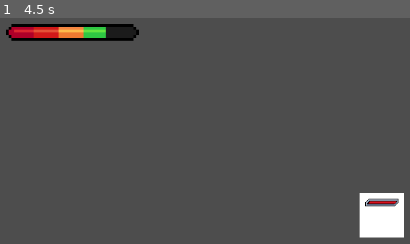
Above: before the commit, frame 1.
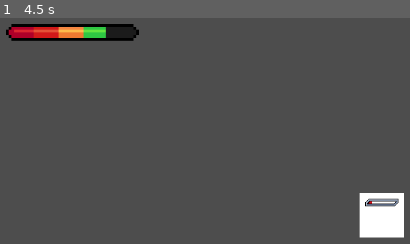
Above: after the commit, the same moment.

Repository: zuiyu1998/text_dungeon
Game: Godot game, scene res://main.tscn
Same seed, same stepped clock (60 frames per second), same inputs: the game is played once before the commit and once after it.
Inputs:
- Up to frame 1 (4.5 s): tap Enter (ui_accept) at 0.5, 0.77, 1.25, 1.52, 2, 2.75, 3.02, 3.5, 3.77, 4.25 s

The runs differ from the first frame. In frame 1, less than 0.1% of the frame differs, in the area x 90-97%, y 80-83%.
Error before the commit: Invalid access to property or key 'power' on a base object of type 'Dictionary'. (res://src/prop/props.gd:6)
Error after the commit: Invalid access to property or key 'damage' on a base object of type 'Nil'. (res://src/battle/battle_system.gd:20)

Commit message:
feat: 添加先攻

Diff:
--- a/src/prop/prop.gd
+++ b/src/prop/prop.gd
@@ -35,6 +35,9 @@
 	return v
 
 
+func update_value(v: float):
+	_value += v
+
 func get_name() -> String:
 	return _prop_name
 
--- a/src/prop/prop_const.gd
+++ b/src/prop/prop_const.gd
@@ -14,7 +14,9 @@
 	# 体质
 	"constitution": preload("res://src/prop/resource/constitution.tres"),
 	# 魅力
-	"charisma": preload("res://src/prop/resource/charisma.tres")
+	"charisma": preload("res://src/prop/resource/charisma.tres"),
+	# 先攻
+	"first_attack": preload("res://src/prop/resource/first_attack/first_attack.tres")
 }
 
 static func get_default_props() -> Props:
@@ -23,4 +25,8 @@
 	for prop_res: PropResource in DEFAULT_PROPS.values():
 		props.set_prop(prop_res.into_prop())
 
+		for effct in prop_res.effcts:
+			props.set_effct(effct)
+
+
 	return props
--- /dev/null
+++ b/src/prop/prop_effct.gd
@@ -0,0 +1,12 @@
+extends Resource
+class_name PropEffect
+
+@export
+var source_prop_name: String
+@export
+var effct: float = 1.0
+@export
+var effcted_prop_name: String
+
+func get_effct_value(update: int) -> float:
+    return update * effct
--- a/src/prop/props.gd
+++ b/src/prop/props.gd
@@ -2,8 +2,25 @@
 
 var _data: Dictionary = {}
 
+var _effcts: Dictionary = {}
+
+func update_prop(prop_name: String, update: int):
+	var effcts = _effcts.get(prop_name)
+	if effcts:
+		for effct in effcts:
+			var effct_prop = get_prop(effct.effcted_prop_name)
+			if effct_prop:
+				effct_prop.update_value(effct.get_effct_value(update))
+
 func get_prop(prop_name: String) -> Prop:
 	return _data[prop_name]
+
+func set_effct(effct: PropEffect):
+	var effcts = _effcts.get(effct.source_prop_name)
+	if effcts:
+		effcts.push_back(effct)
+	else:
+		_effcts[effct.source_prop_name] = [effct]
 
 func set_prop(prop: Prop):
 	_data[prop.get_name()] = prop
--- /dev/null
+++ b/src/prop/resource/first_attack/first_attack.tres
@@ -0,0 +1,15 @@
+[gd_resource type="Resource" script_class="PropResource" load_steps=4 format=3 uid="uid://byr7rrld868ra"]
+
+[ext_resource type="Script" path="res://src/prop/resource/prop_resource.gd" id="1_0jq4l"]
+[ext_resource type="Script" path="res://src/prop/prop_effct.gd" id="1_v3q4x"]
+[ext_resource type="Resource" uid="uid://xn7yvtqi7uc1" path="res://src/prop/resource/first_attack/first_attack_from_dexterity.tres" id="2_duutv"]
+
+[resource]
+script = ExtResource("1_0jq4l")
+prop_name = "first_attack"
+value = 0.0
+max_value = 100.0
+min_value = 0.0
+max_limit = 1000.0
+min_limit = 0.0
+effcts = Array[ExtResource("1_v3q4x")]([ExtResource("2_duutv")])
--- /dev/null
+++ b/src/prop/resource/first_attack/first_attack_from_dexterity.tres
@@ -0,0 +1,9 @@
+[gd_resource type="Resource" script_class="PropEffect" load_steps=2 format=3 uid="uid://xn7yvtqi7uc1"]
+
+[ext_resource type="Script" path="res://src/prop/prop_effct.gd" id="1_5dyi6"]
+
+[resource]
+script = ExtResource("1_5dyi6")
+source_prop_name = "dexterity"
+effct = 0.5
+effcted_prop_name = "first_attack"
--- a/src/prop/resource/prop_resource.gd
+++ b/src/prop/resource/prop_resource.gd
@@ -19,6 +19,9 @@
 @export
 var min_limit: float
 
+@export
+var effcts: Array[PropEffect] = []
+
 func into_prop() -> Prop:
 	var prop = Prop.new()
 	prop._prop_name = prop_name
--- a/src/stats/stats.gd
+++ b/src/stats/stats.gd
@@ -9,7 +9,7 @@
 
 # 获取伤害
 func get_damage() -> int:
-	return _props.get_prop("power").get_value()
+	return 2
 
 static func new_stats():
 	var new_v = Stats.new()
--- /dev/null
+++ b/tests/unit/test_prop.gd
@@ -0,0 +1,9 @@
+extends GutTest
+
+func test_props():
+	var props = PropConst.get_default_props()
+
+	props.update_prop("dexterity", 4)
+
+	assert_eq(2, props.get_prop("first_attack").get_value())
+	pass
Not shown, changed: docs/数据统计.md
